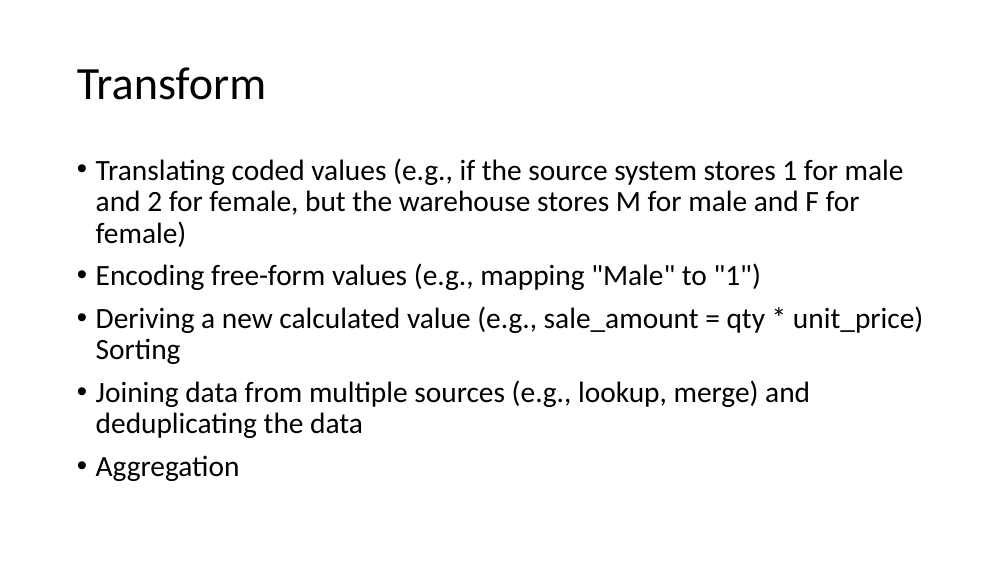
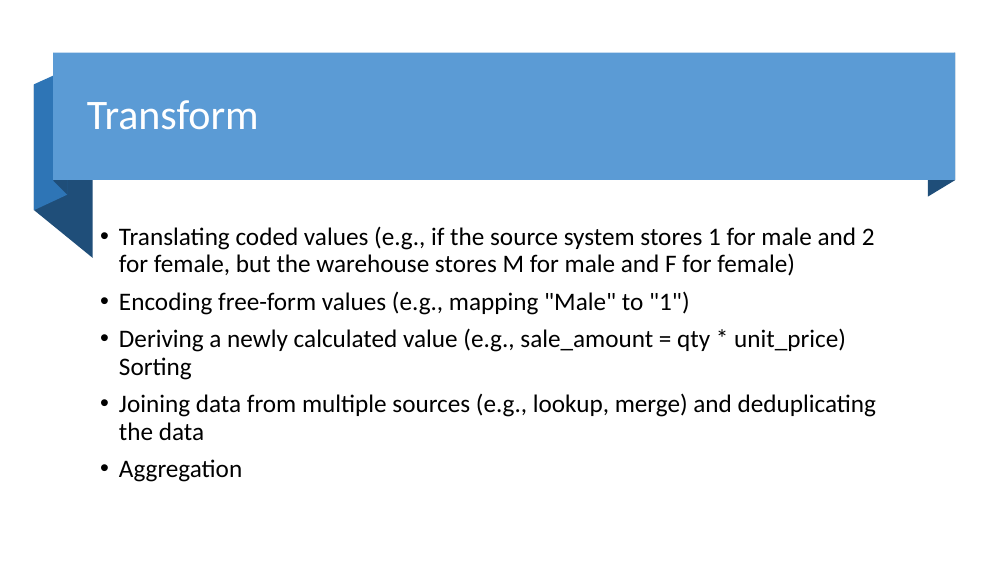
Before and after one commit to Daudsarfraz/CS4048-Data-Scienc, a slide deck: slide 6 of Slides/07_ETL.pptx (slide 7 before the commit). Drawn at 1008x567 pixels with LibreOffice and Linux fonts; fonts in the diff are those of the drawing. Boxes give left, top, right and bottom in pixels: in the first picture for what was removed or moved away, otherwise in the second. Text is boxed around its words. In the diff, an @@ line names an element or a change of style, - is before the commit and + after.

```diff
--- a/Slides/07_ETL.pptx
+++ b/Slides/07_ETL.pptx
@@ rectangle added at <box>53,53,955,181</box>, fill #5B9BD5 @@
@@ freeform shape added at <box>54,53,67,194</box>, fill #1F4E79 @@
@@ freeform shape added at <box>928,53,955,197</box>, fill #1F4E79 @@
@@ freeform shape added at <box>34,85,93,258</box>, fill #1F4E79 @@
@@ freeform shape added at <box>34,70,67,211</box>, fill #2E75B6 @@
@@ title "Transform": place and size @@
-title "Transform" at <box>77,67,266,100</box>
+title "Transform" at <box>87,100,259,130</box>
@@ title "Transform" at <box>87,100,259,130</box>: size 44 to 40 pt, text colour #000000 to #FFFFFF @@
@@ text "Translating coded values (e.g., if ...": place and size @@
-text "Translating coded values (e.g., if ..." at <box>96,158,923,481</box>
+text "Translating coded values (e.g., if ..." at <box>119,226,876,482</box>
@@ text "Translating coded values (e.g., if ..." at <box>119,226,876,482</box>: vertical alignment top to middle @@
@@ text at <box>119,226,876,482</box>: size 28 to 24 pt in "Translating coded values (e.g., if the source ...", "Encoding free-form values (e.g., mapping "Male" to ...", "Joining data from multiple sources (e.g., lookup, ...", "Aggregation" @@
@@ text at <box>119,328,846,380</box>: text changed; size 28 to 24 pt @@
-• Deriving a new calculated value (e.g., sale_amount = qty * unit_price) Sorting
+• Deriving a newly calculated value (e.g., sale_amount = qty * unit_price) Sorting
```
Also in this commit, not shown: 27 other slides changed, 2 slides added, 3 slides removed, 9 other files.
